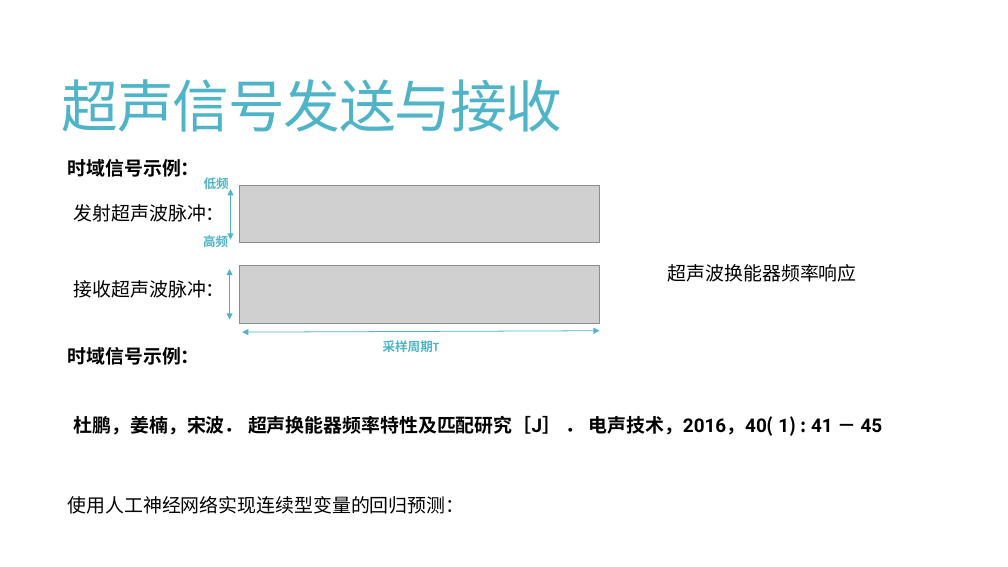
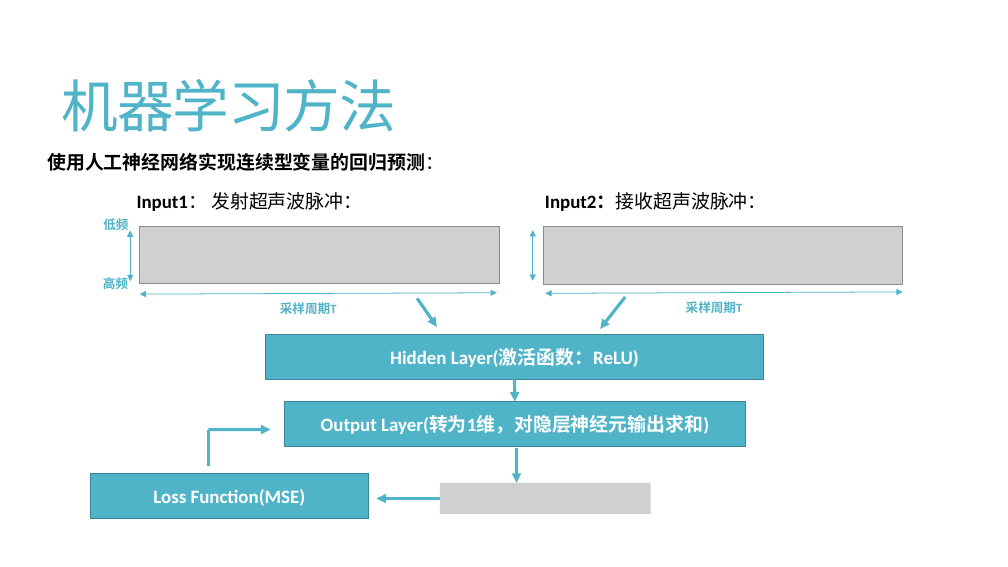
Before and after one commit to Travis-MA/UltrasonicConcMeter, a slide deck: slide 12 of 机器学习超声波浓度计.pptx (slide 9 before the commit). Drawn at 1008x567 pixels with LibreOffice and Linux fonts; fonts in the diff are those of the drawing; grey boxes stand for pictures. Boxes give left, top, right and bottom in pixels: in the first picture for what was removed or moved away, otherwise in the second. Text is boxed around its words. In the diff, an @@ line names an element or a change of style, - is before the commit and + after.

```diff
--- a/机器学习超声波浓度计.pptx
+++ b/机器学习超声波浓度计.pptx
@@ title at <box>62,79,396,132</box>: text changed @@
-超声信号发送与接收
+机器学习方法
@@ text "使用人工神经网络实现连续型变量的回归预测：": place and size @@
-text "使用人工神经网络实现连续型变量的回归预测：" at <box>68,496,465,514</box>
+text "使用人工神经网络实现连续型变量的回归预测：" at <box>47,153,444,171</box>
@@ text "使用人工神经网络实现连续型变量的回归预测：" at <box>47,153,444,171</box>: bold on @@
@@ text removed at <box>68,159,200,177</box> @@
-时域信号示例：
@@ text at <box>137,192,362,211</box>: text changed @@
-发射超声波脉冲：
+Input1： 发射超声波脉冲：
@@ text at <box>545,193,767,211</box>: text changed @@
-接收超声波脉冲：
+Input2：接收超声波脉冲：
@@ 2 texts, 1 picture, 1 double arrow: place and size @@
-2 texts, 1 picture, 1 double arrow at <box>203,177,600,250</box>
+2 texts, 1 picture, 1 double arrow at <box>103,218,500,291</box>
@@ text removed at <box>668,264,857,282</box> @@
-超声波换能器频率响应
@@ double arrow added from (497, 293) to (140, 294), #50B4C8 0.75 pt @@
@@ arrow added from (417, 299) to (437, 327), #50B4C8 3 pt @@
@@ 2 double arrows, 1 picture, 1 text: place and size @@
-2 double arrows, 1 picture, 1 text at <box>230,265,600,352</box>
+2 double arrows, 1 picture, 1 text at <box>533,227,903,313</box>
@@ arrow added from (625, 297) to (600, 329), #50B4C8 3 pt @@
@@ text added at <box>280,302,337,314</box>, 12 pt, text #50B4C8, bold @@
+采样周期T
@@ text removed at <box>68,347,200,365</box> @@
-时域信号示例：
@@ rectangle added at <box>265,335,764,380</box>, fill #50B4C8, outline #3B8594 1 pt, 18 pt, text #FFFFFF, bold @@
+Hidden Layer(激活函数：ReLU)
@@ arrow added from (515, 380) to (515, 402), #50B4C8 3 pt @@
@@ text removed at <box>74,416,883,436</box> @@
-杜鹏，姜楠，宋波． 超声换能器频率特性及匹配研究［J］ ． 电声技术，2016，40( 1) : 41 － 45
@@ rectangle added at <box>284,402,746,446</box>, fill #50B4C8, outline #3B8594 1 pt, 18 pt, text #FFFFFF, bold @@
+Output Layer(转为1维，对隐层神经元输出求和)
@@ arrow added from (209, 430) to (271, 430), #50B4C8 3 pt @@
@@ line added from (209, 430) to (209, 466), #50B4C8 3 pt @@
@@ arrow added from (516, 448) to (516, 483), #50B4C8 3 pt @@
@@ rectangle added at <box>91,473,369,518</box>, fill #50B4C8, outline #3B8594 1 pt, 18 pt, text #FFFFFF, bold @@
+Loss Function(MSE)
@@ arrow added from (440, 498) to (377, 498), #50B4C8 3 pt @@
@@ picture added at <box>440,483,651,514</box> @@
```
Also in this commit, not shown: 3 other slides changed, 3 slides added, 16 other files.
